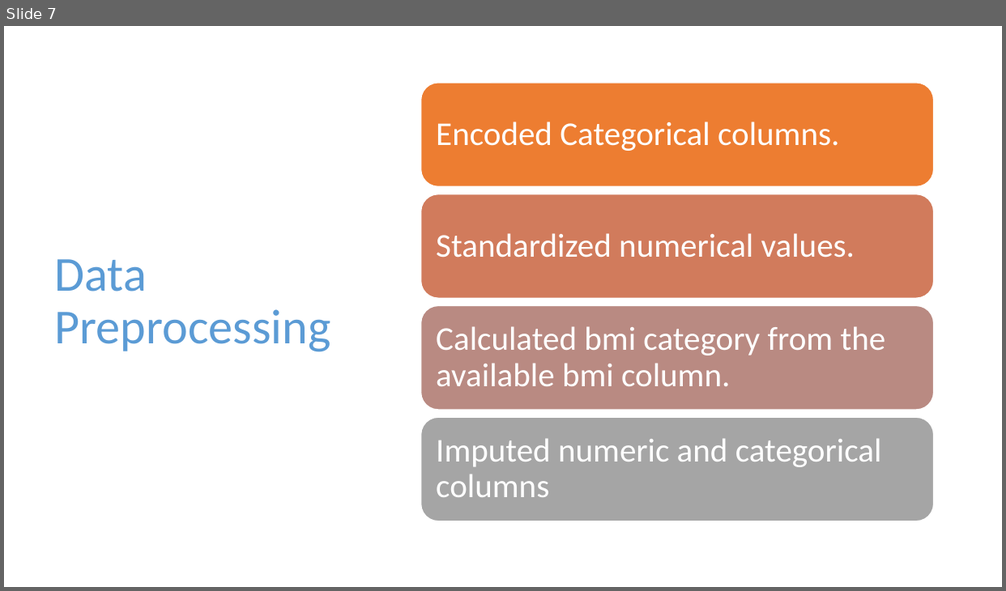
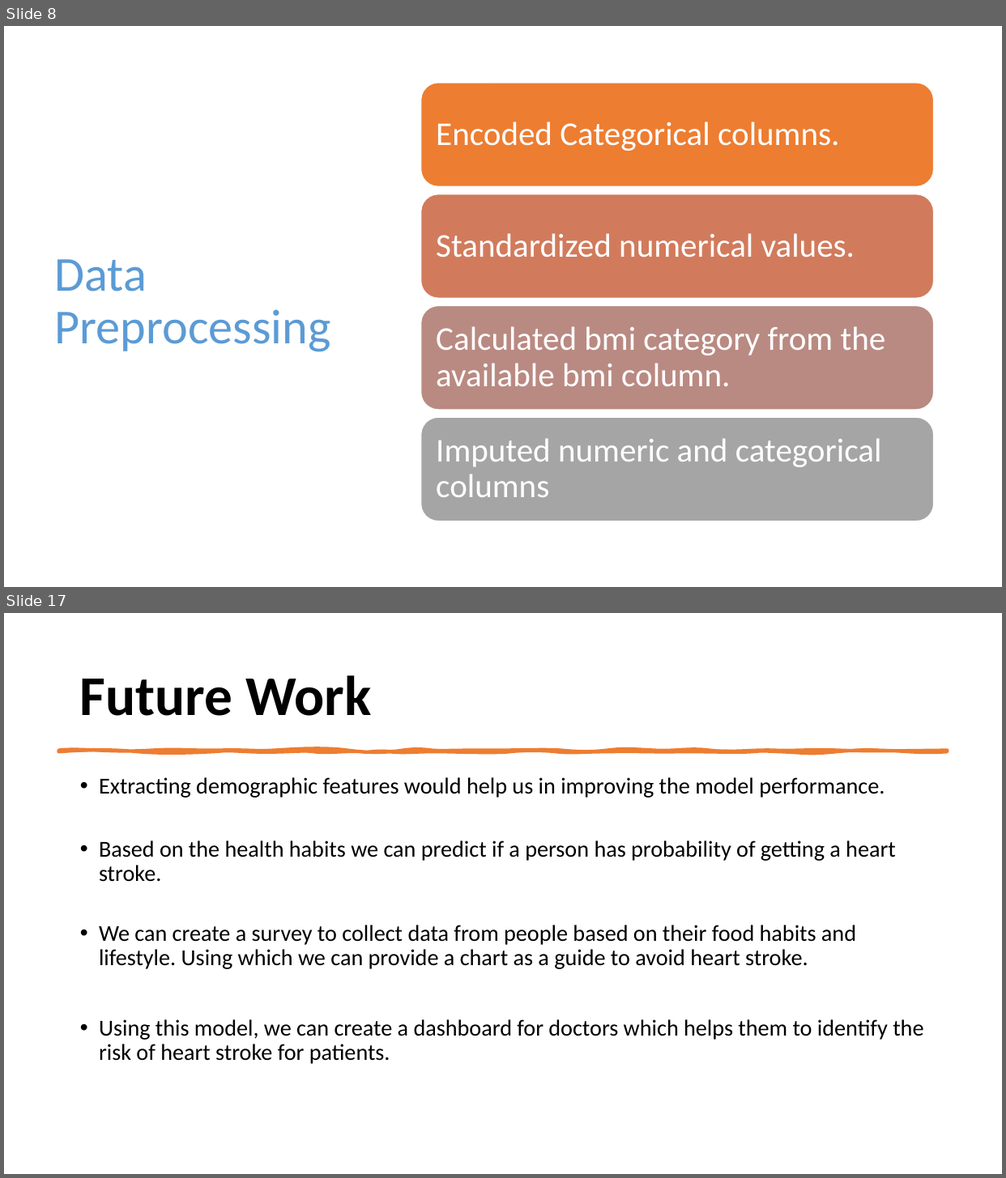
Before and after one commit to dudyalasaisumanth/bigdataproject, a slide deck: presentation.pptx. Shown one above the other, each under a label of ours: slide 7 before the commit, slides 8 and 17 after it; the slides between them are not shown. The pictures are 1006x591 and 1006x1178 pixels, drawn with LibreOffice and Linux fonts; fonts in the diff are those of the drawing. Boxes give left, top, right and bottom in pixels: in the first picture for what was removed or moved away, otherwise in the second. Text is boxed around its words. In the diff, an @@ line names an element or a change of style, - is before the commit and + after.

```diff
--- a/presentation.pptx
+++ b/presentation.pptx
@@ slide 17 added at [4, 613, 1002, 1174], background #FFFFFF @@
@@ title added at [80, 675, 371, 716], 54 pt, text #000000, bold @@
+Future Work
@@ freeform shape added at [58, 750, 948, 752], fill #ED7D31, outline #ED7D31 3.25 pt @@
@@ text added at [99, 777, 923, 1064], 22 pt, text #000000 @@
+• Extracting demographic features would help us in improving the model performance.
+• Based on the health habits we can predict if a person has probability of getting a heart stroke.
+• We can create a survey to collect data from people based on their food habits and lifestyle. Using which we can provide a chart as a guide to avoid heart stroke.
+• Using this model, we can create a dashboard for doctors which helps them to identify the risk of heart stroke for patients.
@@ what was slide 7 is now slide 8 @@
```
Also in this commit, not shown: 10 slides changed, 5 other slides added, 2 slides removed, 12 other files.
